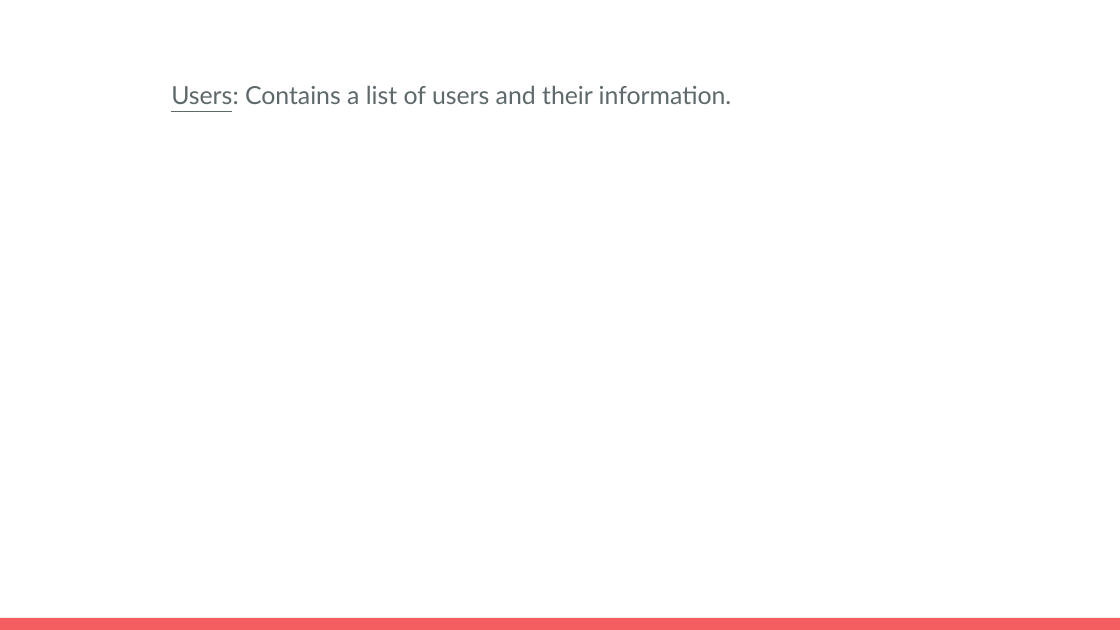
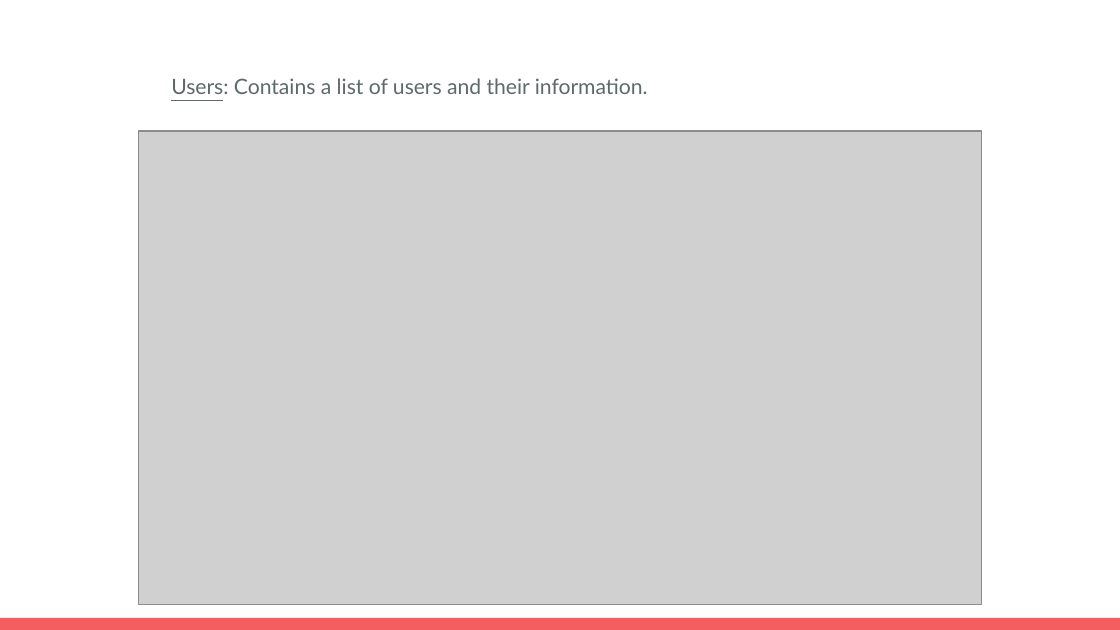
Before and after one commit to TheEshaan/Full-Stack-Laundry-Administration-System, a slide deck: slide 9 of Prima-PPT.pptx. Drawn at 1120x630 pixels with LibreOffice and Linux fonts; fonts in the diff are those of the drawing; grey boxes stand for pictures. Boxes give left, top, right and bottom in pixels: in the first picture for what was removed or moved away, otherwise in the second. Text is boxed around its words. In the diff, an @@ line names an element or a change of style, - is before the commit and + after.

```diff
--- a/Prima-PPT.pptx
+++ b/Prima-PPT.pptx
@@ text "Users: Contains a list of ..." at [171,78,648,94]: size 16 to 13.6 pt; line spacing 1.15 to 0.95 @@
@@ picture added at [139,131,981,605] @@
```
Also in this commit, not shown: 5 other slides changed, 1 slide removed.
